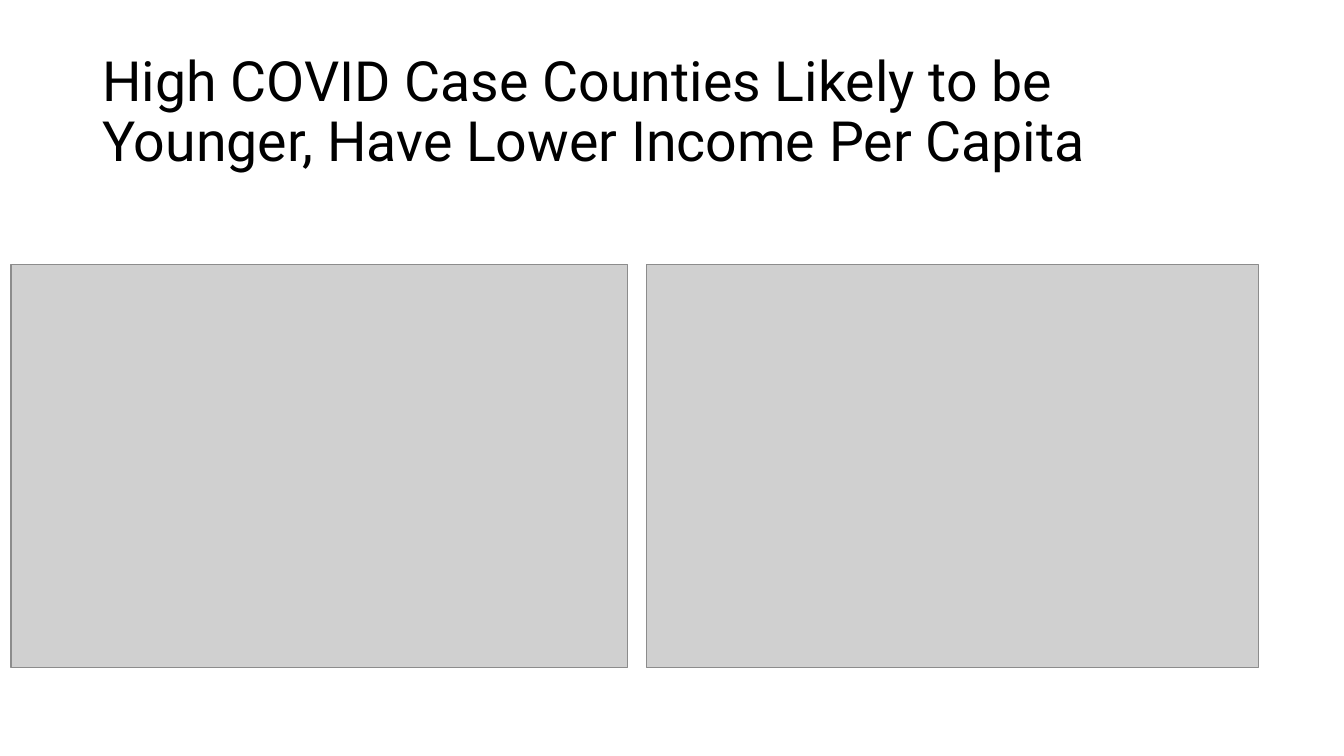
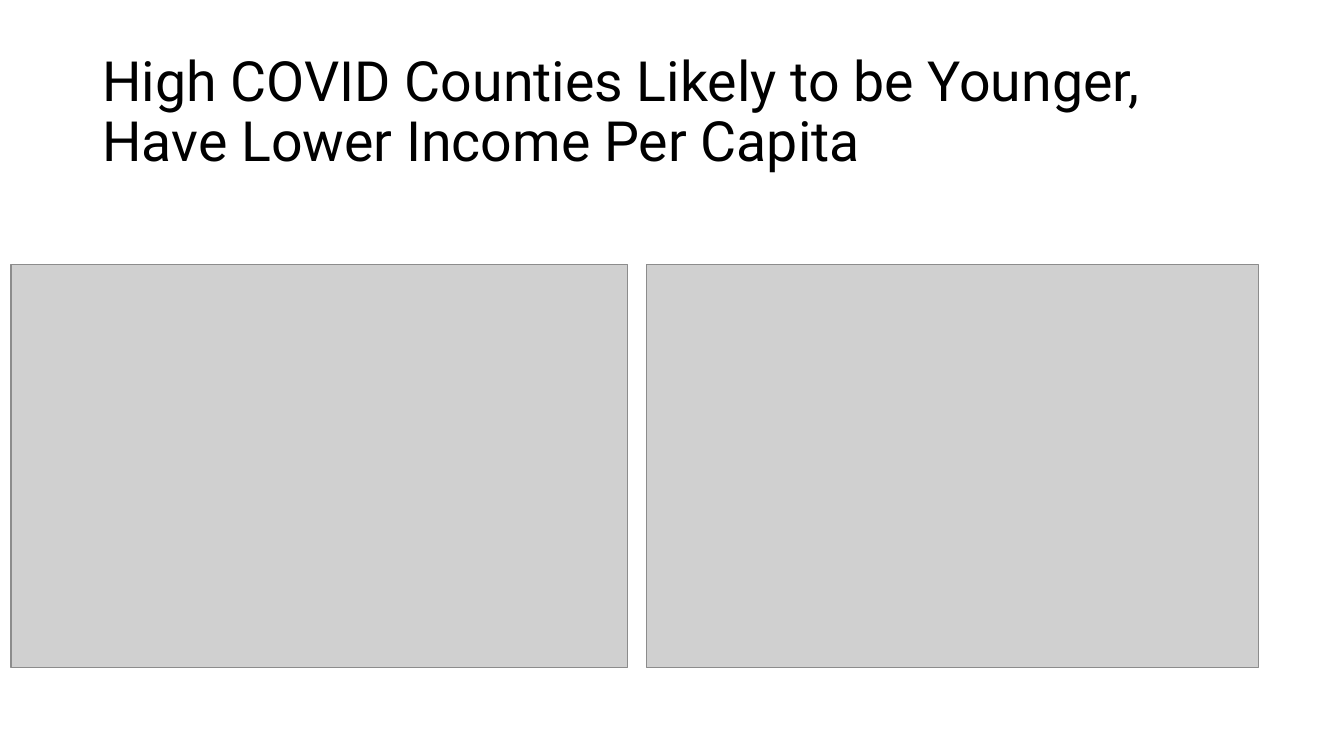
Before and after one commit to cxclark/covid19-analysis, a slide deck: slide 7 of 2020_10_30_covid_usa_analysis.pptx (slide 8 before the commit). Drawn at 1344x756 pixels with LibreOffice and Linux fonts; fonts in the diff are those of the drawing; grey boxes stand for pictures. Boxes give left, top, right and bottom in pixels: in the first picture for what was removed or moved away, otherwise in the second. Text is boxed around its words. In the diff, an @@ line names an element or a change of style, - is before the commit and + after.

```diff
--- a/2020_10_30_covid_usa_analysis.pptx
+++ b/2020_10_30_covid_usa_analysis.pptx
@@ title at (x1=102, y1=59, x2=1139, y2=173): text changed @@
-High COVID Case Counties Likely to be Younger, Have Lower Income Per Capita
+High COVID Counties Likely to be Younger, Have Lower Income Per Capita
```
Also in this commit, not shown: 3 other slides changed, 2 slides added, 2 slides removed, 1 other file.
